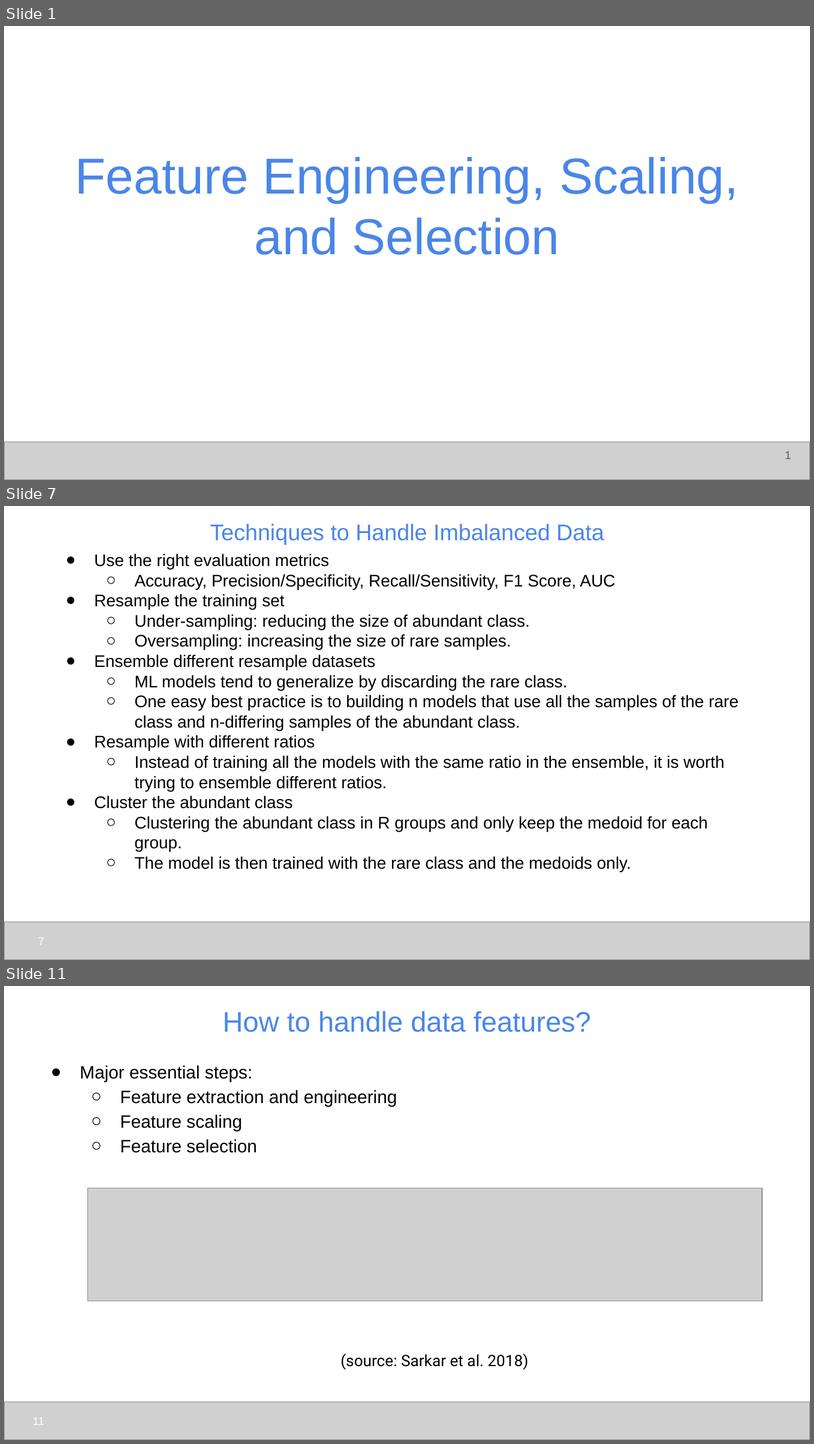
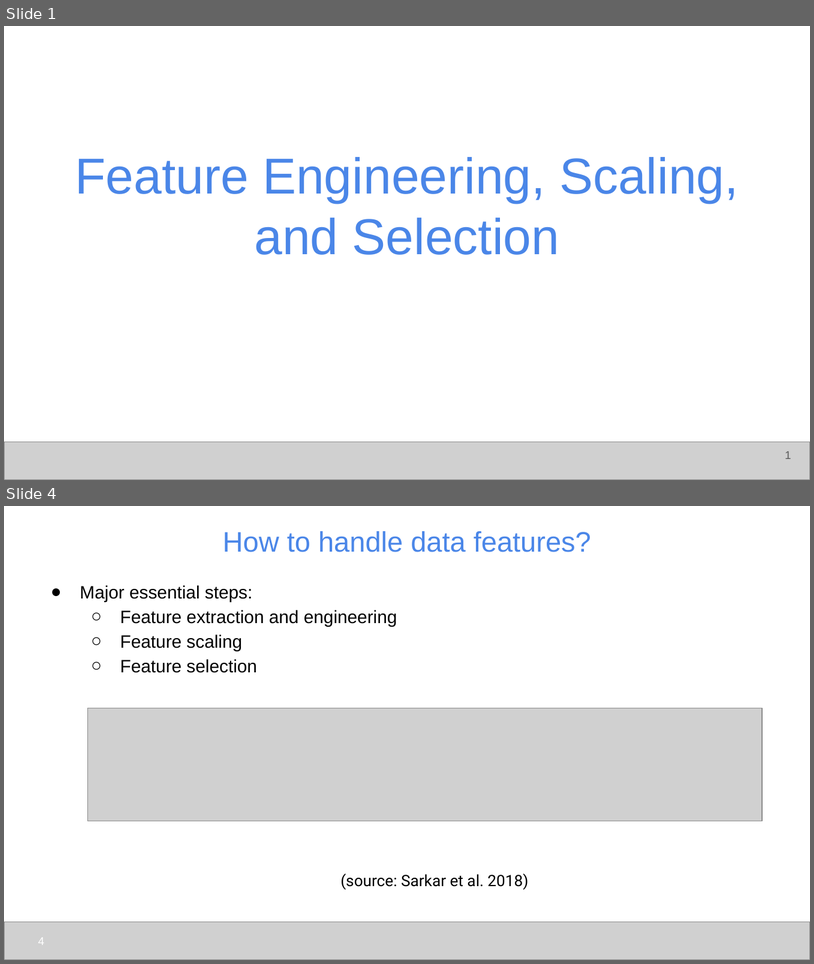
Before and after one commit to udel-cbcb/NIGMS-Sandbox-UD, a slide deck: Submodule_3/Lectures/Submodule_3_Lecture_2_Feature_Engineering_Scaling_Selection.pptx. Shown one above the other, each under a label of ours: slides 1, 7 and 11 before the commit, slides 1 and 4 after it; the slides between them are not shown. The pictures are 814x1444 and 814x964 pixels, drawn with LibreOffice and Linux fonts; fonts in the diff are those of the drawing; grey boxes stand for pictures. Boxes give left, top, right and bottom in pixels: in the first picture for what was removed or moved away, otherwise in the second. Text is boxed around its words. In the diff, an @@ line names an element or a change of style, - is before the commit and + after.

```diff
--- a/Submodule_3/Lectures/Submodule_3_Lecture_2_Feature_Engineering_Scaling_Selection.pptx
+++ b/Submodule_3/Lectures/Submodule_3_Lecture_2_Feature_Engineering_Scaling_Selection.pptx
@@ slide 7 removed at bbox=[4, 506, 810, 960], background #FFFFFF @@
@@ title removed at bbox=[210, 523, 605, 545] @@
-Techniques to Handle Imbalanced Data
@@ text removed at bbox=[94, 553, 739, 871] @@
-● Use the right evaluation metrics
-  ○ Accuracy, Precision/Specificity, Recall/Sensitivity, F1 Score, AUC
-● Resample the training set
-  ○ Under-sampling: reducing the size of abundant class.
-  ○ Oversampling: increasing the size of rare samples.
-● Ensemble different resample datasets
-  ○ ML models tend to generalize by discarding the rare class.
-  ○ One easy best practice is to building n models that use all the samples of the rare class and n-differing samples of the abundant class.
-● Resample with different ratios
-  ○ Instead of training all the models with the same ratio in the ensemble, it is worth trying to ensemble different ratios.
-● Cluster the abundant class
-  ○ Clustering the abundant class in R groups and only keep the medoid for each group.
-  ○ The model is then trained with the rare class and the medoids only.
@@ picture removed at bbox=[4, 921, 810, 959] @@
@@ page number removed at bbox=[38, 937, 44, 945] @@
-7
@@ what was slide 11 is now slide 4 @@
@@ page number at bbox=[38, 937, 44, 943]: text changed @@
-11
+4
```
Also in this commit, not shown: 5 slides changed, 7 other slides removed.
